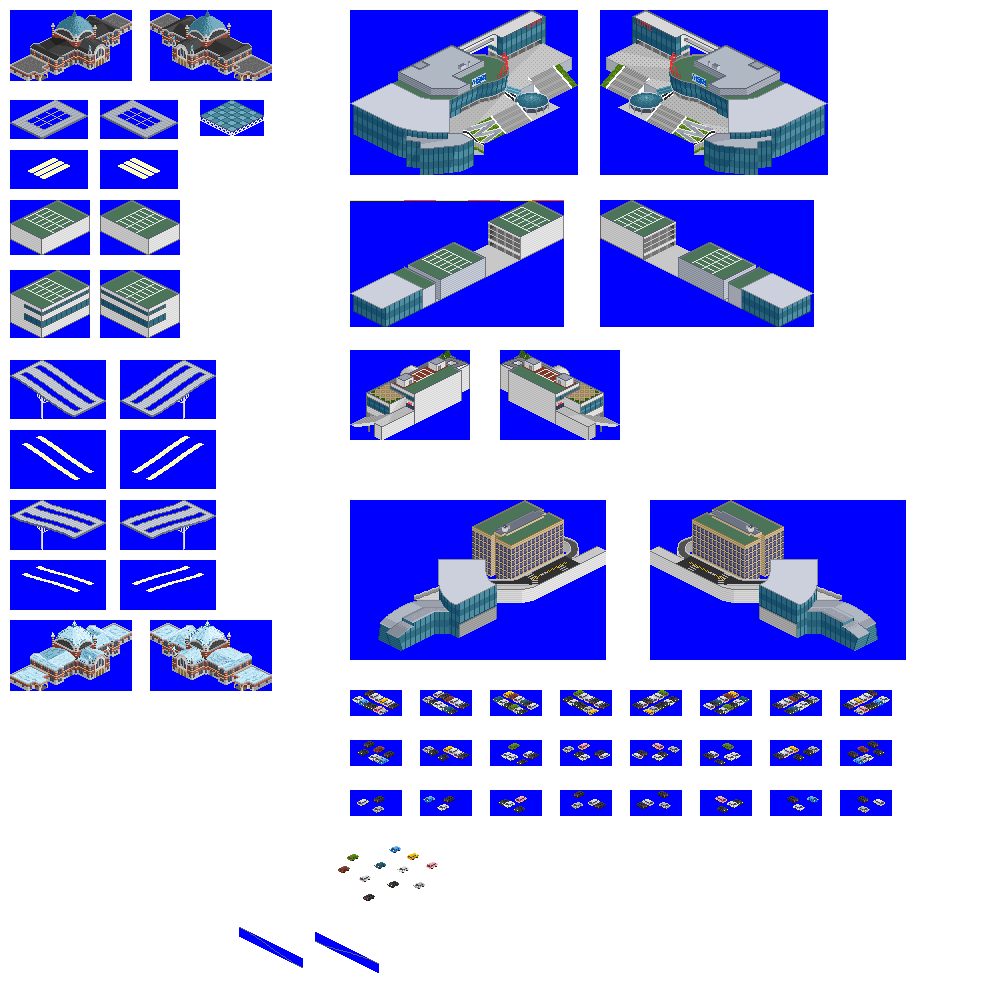
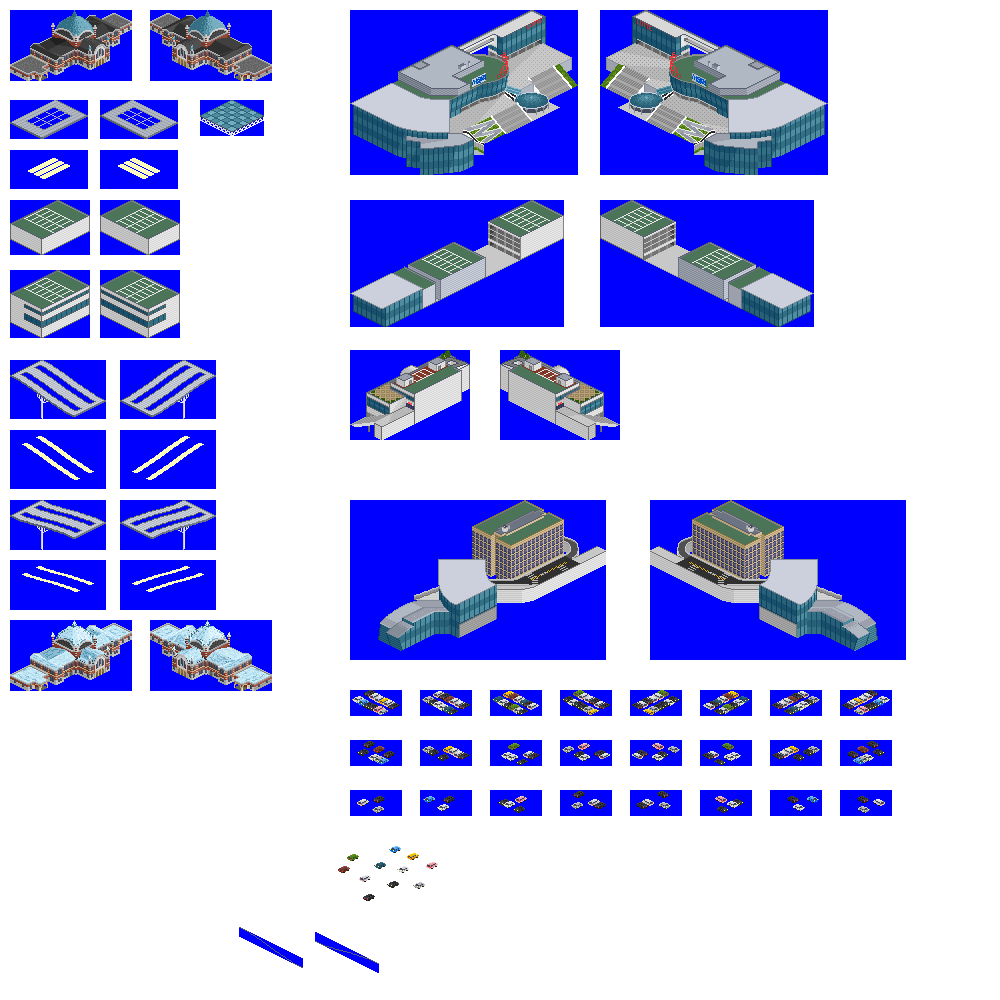
Layer changes from the first 1000×1000 image to the second:
painted on "buildings" over [350,200,564,201]
